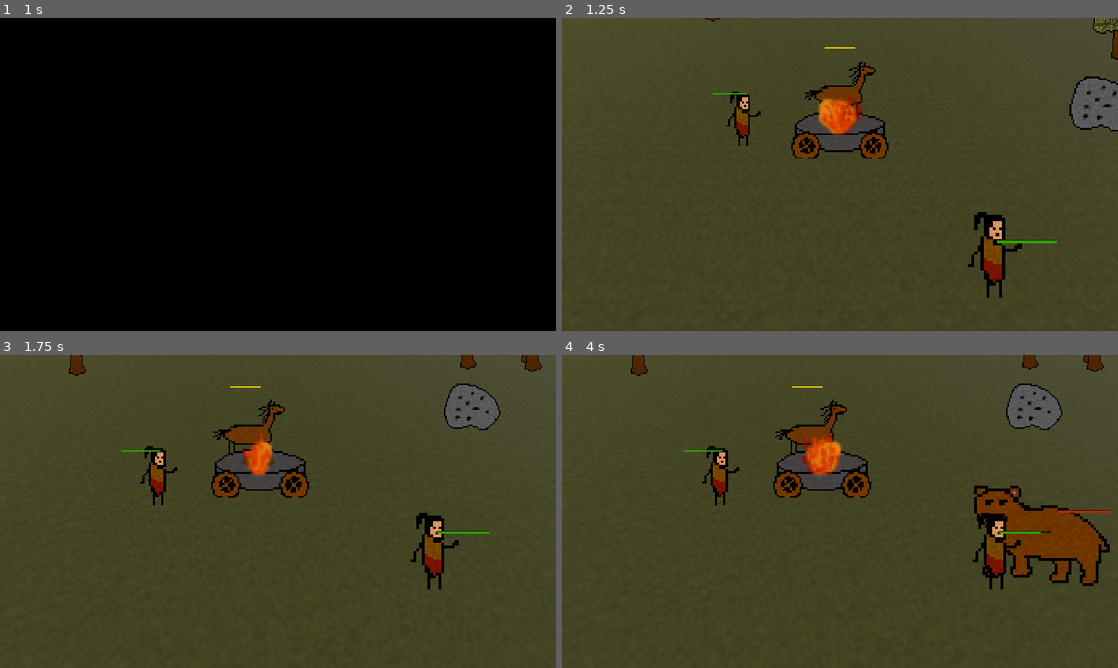
Above: before the commit, frames 1-4 (two rows, left to right).
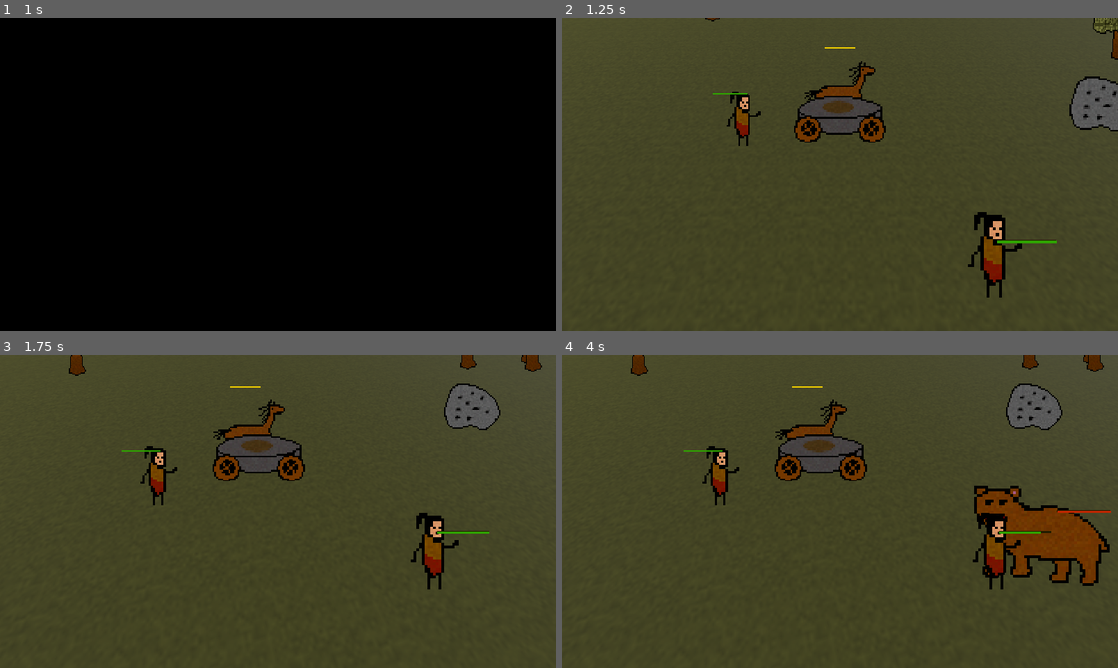
Above: after the commit, the same moments.

Repository: EnesBaytekin/har
Game: Godot game, scene res://scenes/menu/menu.tscn
Two runs of this game, one before a commit and one after it. Both use one fixed random seed, a clock stepped at 60 frames per second and the inputs below.
Inputs (mouse positions are in pixels of both pictures, inside the frame that each line leads up to):
- Up to frame 1 (1 s): click "OYNA" at 0.5 s
- Up to frame 2 (1.25 s): no input
- Up to frame 3 (1.75 s): tap Enter at 1.25 s; move the mouse to (400, 495) at 1.27 s; tap 8 at 1.35 s; click (400, 495) at 1.42 s; tap Space at 1.52 s
- Up to frame 4 (4 s): move the mouse to (728, 527) at 2.02 s; tap 9 at 2.1 s; click (728, 527) at 2.17 s; tap Space at 2.27, 3.77 s; move the mouse to (895, 442) at 2.77 s; tap Enter at 2.85 s; click (895, 442) at 2.92 s; move the mouse to (812, 574) at 3.52 s; tap 8 at 3.6 s; click (812, 574) at 3.67 s

Frame 1 is identical in both runs. In frame 2, 2.6% of the frame differs, in the area x 41-59%, y 24-45%; in frame 3, 2.6%; in frame 4, 2.7%, in the area x 38-56%, y 25-46%.
Error after the commit: Parse Error: Identifier "old_level" not declared in the current scope. (res://scenes/wagon/wagon.gd:14)

Commit message:
refactor: make fire level between 1-4

Diff:
--- a/scenes/wagon/wagon.gd
+++ b/scenes/wagon/wagon.gd
@@ -6,11 +6,10 @@
 @export var max_distance: float = 2.0
 ## Vagonun toparlanma hızı (yüksek = daha sert çekiş)
 @export var follow_speed: float = 6.0
-## Ateş seviyesi (0=hiç yok, 4=maksimum)
-@export var fire_level: int = 0:
+## Ateş seviyesi (1=en küçük, 4=maksimum, hiç sönmez)
+@export var fire_level: int = 1:
 	set(value):
-		var old_level := fire_level
-		fire_level = clampi(value, 0, 4)
+		fire_level = clampi(value, 1, 4)
 		_update_texture()
 		if old_level <= 0 and fire_level > 0:
 			SFXManager.play_fire()
@@ -45,7 +44,6 @@
 func get_fire_level() -> int:
 	return fire_level
 
-## Ateşe yakıt ekle (odun/kömür). player tarafından çağrılır.
 var _fuel_buffer: float = 0.0
 
 func add_fuel(amount: float) -> void:
@@ -55,14 +53,14 @@
 		_fuel_buffer -= 1.0
 
 func _process(delta: float) -> void:
-	if fire_level <= 0:
-		return
-
-	# Zamanla azalma
+	# Zamanla azalma (en fazla 1'e kadar)
 	_fire_decay_accum += delta * fire_decay_rate
 	if _fire_decay_accum >= 1.0:
 		var decrease := int(_fire_decay_accum)
-		fire_level = fire_level - decrease
+		if fire_level - decrease >= 1:
+			fire_level = fire_level - decrease
+		else:
+			fire_level = 1
 		_fire_decay_accum -= decrease
 
 	# Animasyon
@@ -97,14 +95,13 @@
 	var combined := Image.create(52, 45, false, Image.FORMAT_RGBA8)
 	combined.fill(Color(0, 0, 0, 0))
 	combined.blit_rect(_wagon_img, Rect2(0, 0, 52, 27), Vector2(0, 18))
-	if fire_level > 0 and _fire_img:
-		var cache_key := "l%d_f0" % fire_level
-		if not _cached_textures.has(cache_key):
-			_cached_textures[cache_key] = _combine_textures(fire_level - 1, 0)
-		if _cached_textures.has(cache_key):
-			sprite.texture = _cached_textures[cache_key]
-			_fire_anim_time = 0.0
-			return
+	var cache_key := "l%d_f0" % fire_level
+	if not _cached_textures.has(cache_key):
+		_cached_textures[cache_key] = _combine_textures(fire_level - 1, 0)
+	if _cached_textures.has(cache_key):
+		sprite.texture = _cached_textures[cache_key]
+		_fire_anim_time = 0.0
+		return
 	sprite.texture = ImageTexture.create_from_image(combined)
 
 func _physics_process(delta: float) -> void:
